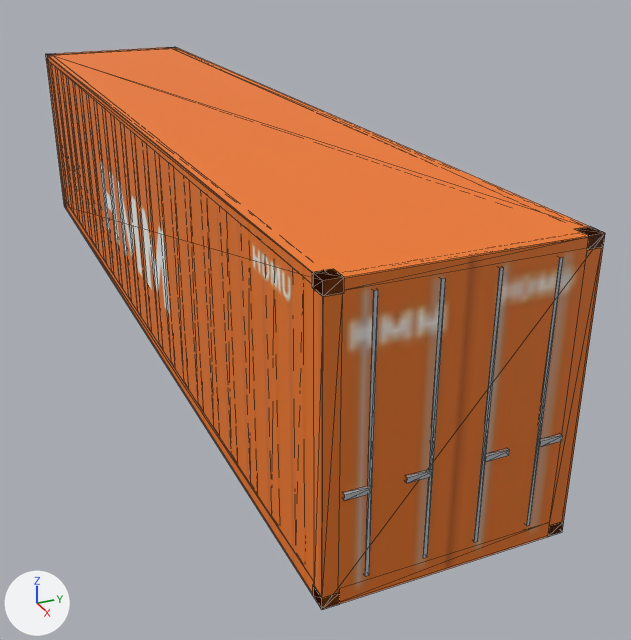
Renders of the glTF model src/sims/terminal-twin/assets/models/containers/container-40hc.glb from each side of a commit.
Before and after are seen from a 50 mm camera at (11.12, -3.54, 5.13) aimed at (1.11, 0.97, 0.12). The axes (+X, +Y, +Z) are drawn at lower left. The lights are the same throughout. The older version comes first. Mesh edges are drawn as thin lines. Where no turn or scale is listed for an object, it has been applied to the vertices. Vertices at exactly the same position are counted once.

In view in the first picture: 'LOD1', 'door_left', 'door_right' and 1 more.
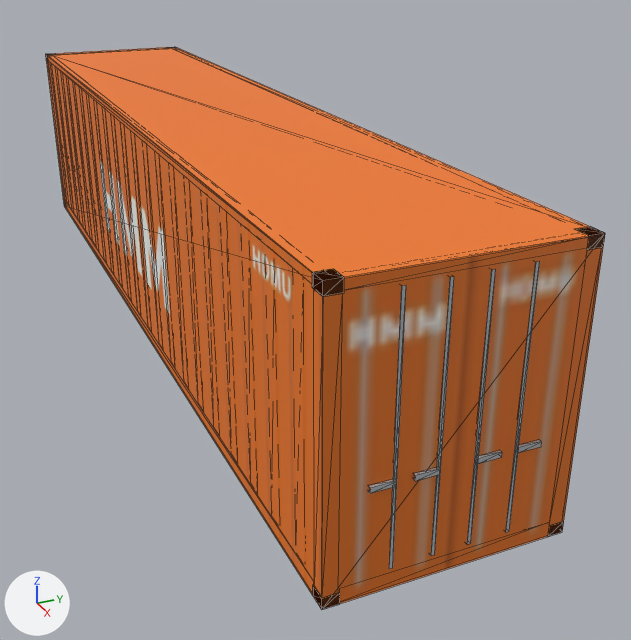
The change in detail:
me_door_left has 40 vertices, 28 faces and spans x -0.04..0.04, y -0.53..0.53, z -1.32..1.32.
me_door_left is used by ob_door_left; location (6.09, 0.53, 1.48).
me_door_left part 1: the loose piece of 8 vertices spanning x -0.02..0.01, y -0.29..-0.26, z -1.27..1.28 is moved by (0.0, -0.07, 0.0).
me_door_left part 2: the loose piece of 8 vertices spanning x 0.0..0.04, y -0.28..-0.04, z -0.43..-0.38 is moved by (0.0, -0.07, 0.0).
me_door_left part 3: the loose piece of 8 vertices spanning x -0.02..0.01, y 0.26..0.29, z -1.27..1.28 is moved by (0.0, -0.22, 0.0).
me_door_left part 4: the loose piece of 8 vertices spanning x 0.0..0.04, y 0.28..0.51, z -0.43..-0.38 is moved by (0.0, -0.22, 0.0).
me_door_right has 40 vertices, 28 faces and spans x -0.04..0.04, y -0.53..0.53, z -1.32..1.32.
me_door_right is used by ob_door_right; location (6.09, -0.53, 1.48).
me_door_right part 5: the loose piece of 8 vertices spanning x -0.02..0.01, y 0.26..0.29, z -1.27..1.28 is moved by (0.0, 0.07, 0.0).
me_door_right part 6: the loose piece of 8 vertices spanning x 0.0..0.04, y 0.04..0.28, z -0.43..-0.38 is moved by (0.0, 0.07, 0.0).
me_door_right part 7: the loose piece of 8 vertices spanning x -0.02..0.01, y -0.29..-0.26, z -1.27..1.28 is moved by (0.0, 0.22, 0.0).
me_door_right part 8: the loose piece of 8 vertices spanning x 0.0..0.04, y -0.51..-0.28, z -0.43..-0.38 is moved by (0.0, 0.22, 0.0).

Changed parts and their boxes [x1, y1, x2, y2] in the pictures (631 x 640 px; the box of a moved part takes in the faces that stretch with it):
'door_right', reshaped
    before: [343, 278, 446, 576]
    after: [369, 277, 454, 569]
'door_left', reshaped
    before: [474, 257, 563, 542]
    after: [467, 261, 542, 544]
part 1 of me_door_left, moved or reshaped
    before: [474, 268, 504, 542]
    after: [467, 269, 496, 544]
part 2 of me_door_left, moved or reshaped
    before: [484, 449, 510, 462]
    after: [476, 451, 502, 464]
part 3 of me_door_left, moved or reshaped
    before: [526, 257, 563, 526]
    after: [506, 261, 540, 532]
part 4 of me_door_left, moved or reshaped
    before: [539, 434, 563, 447]
    after: [517, 440, 542, 453]
part 5 of me_door_right, moved or reshaped
    before: [423, 278, 446, 558]
    after: [431, 277, 454, 556]
part 6 of me_door_right, moved or reshaped
    before: [405, 470, 433, 483]
    after: [414, 468, 441, 481]
part 7 of me_door_right, moved or reshaped
    before: [365, 290, 378, 576]
    after: [389, 285, 406, 569]
part 8 of me_door_right, moved or reshaped
    before: [343, 486, 372, 500]
    after: [369, 479, 397, 493]
